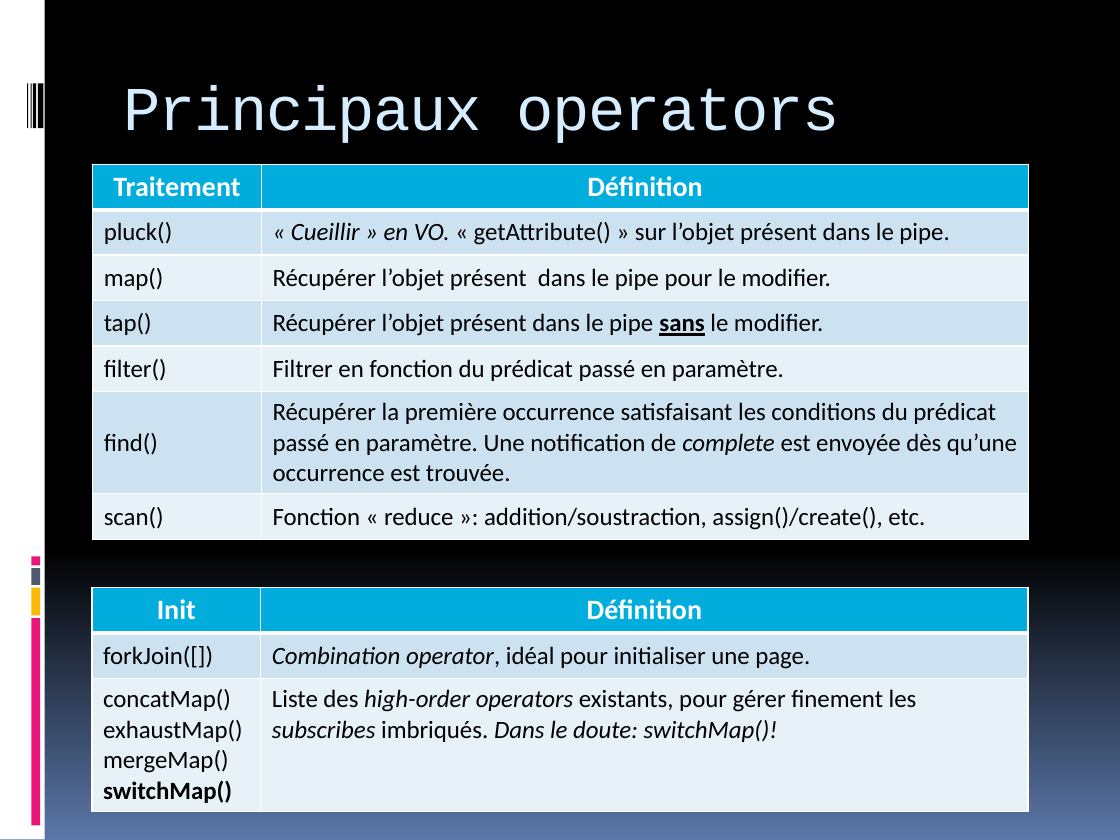
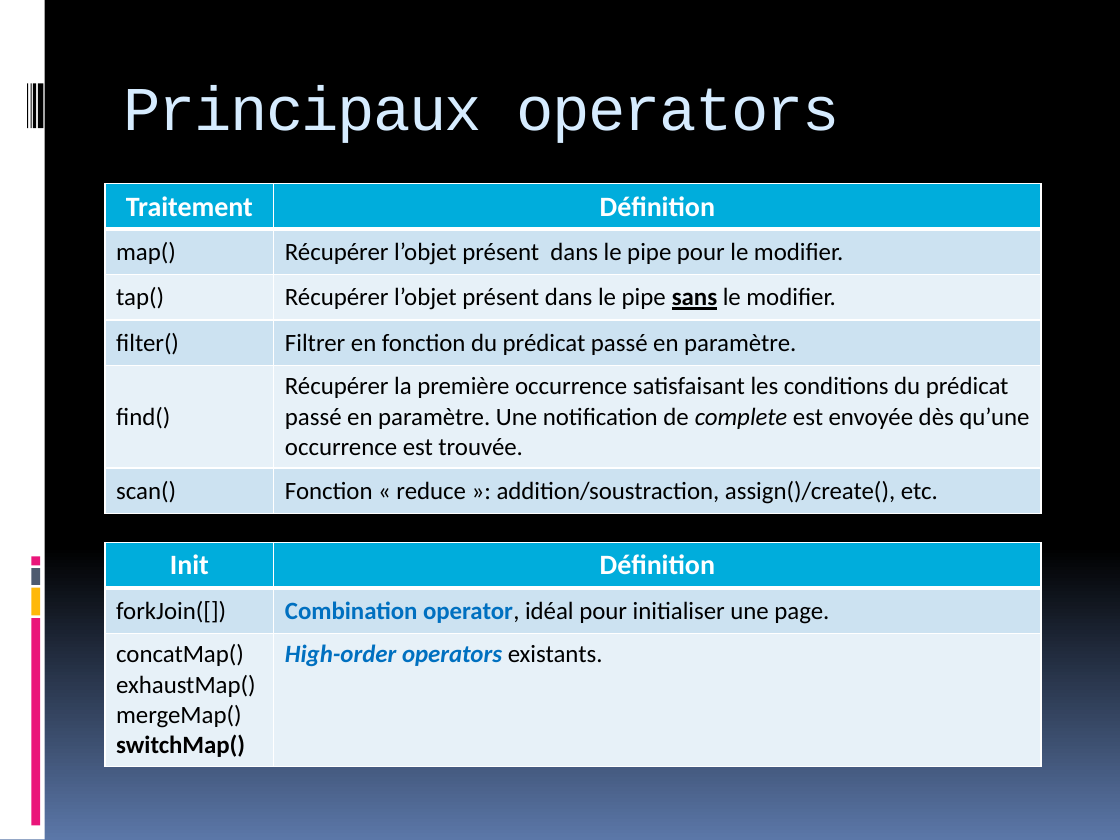
Before and after one commit to plip-plop/rxjsproject, a slide deck: slide 12 of RxJS_MARBLE_ET_OPERATOR.pptx. Drawn at 1120x840 pixels with LibreOffice and Linux fonts; fonts in the diff are those of the drawing. Boxes give left, top, right and bottom in pixels: in the first picture for what was removed or moved away, otherwise in the second. Text is boxed around its words. In the diff, an @@ line names an element or a change of style, - is before the commit and + after.

```diff
--- a/RxJS_MARBLE_ET_OPERATOR.pptx
+++ b/RxJS_MARBLE_ET_OPERATOR.pptx
@@ table at (105,184,1042,512) @@
-row 2: pluck() | « Cueillir » en VO. « getAttribute() » sur l’objet présent dans le pipe.
@@ table: place and size @@
-table at (93,165,1029,538)
+table at (105,184,1042,512)
@@ table at (105,542,1042,764) @@
-row 3, column 2: Liste des high-order operators existants, pour gérer finement les subscribes imbriqués. Dans le doute: switchMap()!
+row 3, column 2: High-order operators existants.
@@ text colour #000000 to #0070C0, bold on, italic off in "Combination operator," @@
@@ table: place and size @@
-table at (92,588,1028,810)
+table at (105,542,1042,764)
```
Also in this commit, not shown: 12 other slides changed, 1 other file.
